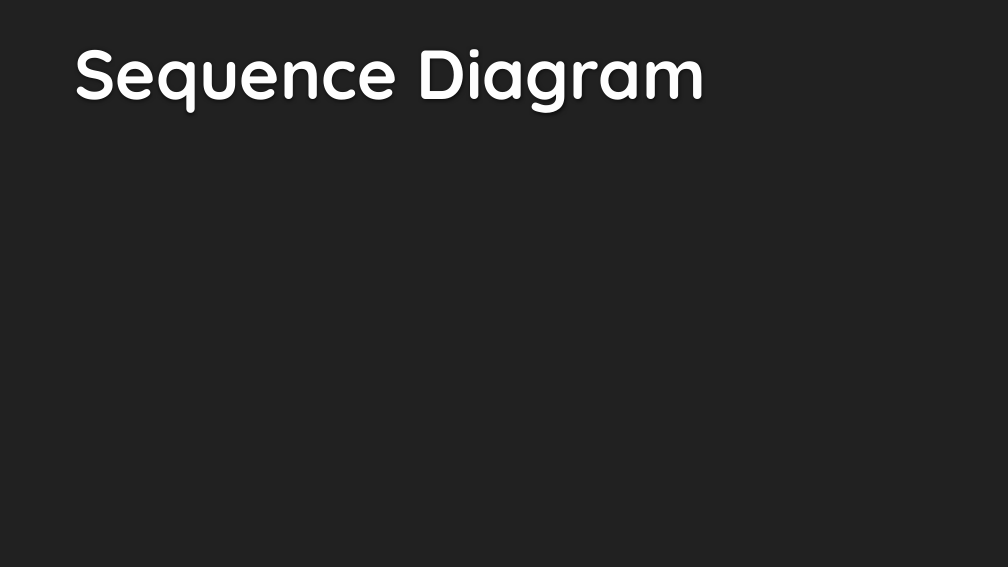
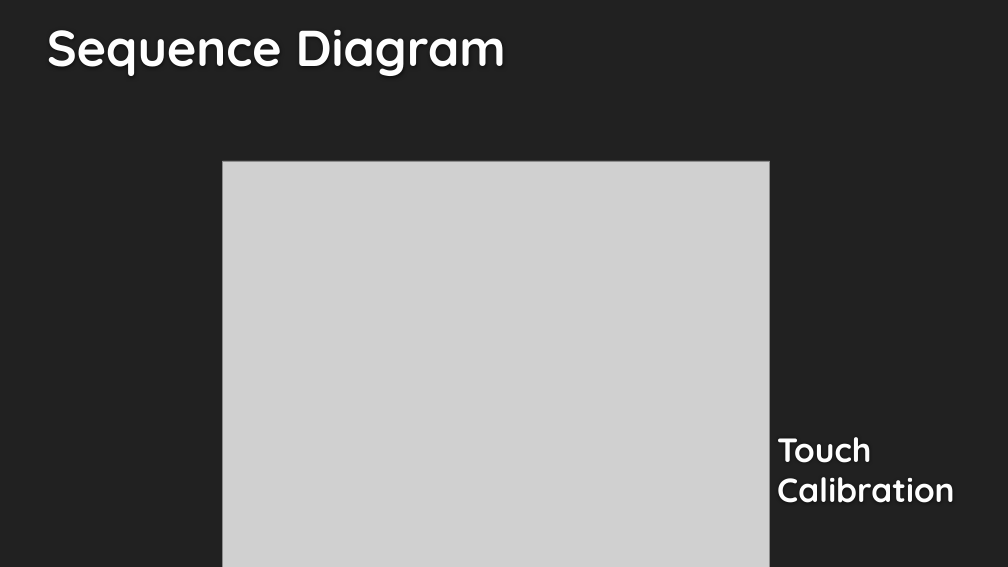
Before and after one commit to seans888/Thomas-n-Friends, a slide deck: slide 12 of Midterm-PPT.pptx (slide 10 before the commit). Drawn at 1008x567 pixels with LibreOffice and Linux fonts; fonts in the diff are those of the drawing; grey boxes stand for pictures; background and template pictures are left out. Boxes give left, top, right and bottom in pixels: in the first picture for what was removed or moved away, otherwise in the second. Text is boxed around its words. In the diff, an @@ line names an element or a change of style, - is before the commit and + after.

```diff
--- a/Midterm-PPT.pptx
+++ b/Midterm-PPT.pptx
@@ text "Sequence Diagram": place and size @@
-text "Sequence Diagram" at [75, 49, 706, 113]
+text "Sequence Diagram" at [47, 29, 506, 76]
@@ text "Sequence Diagram" at [47, 29, 506, 76]: size 66 to 48 pt @@
@@ picture added at [222, 161, 770, 567] @@
@@ text added at [777, 437, 954, 503], 32 pt, text #FEFEFE, bold @@
+Touch Calibration
```
Also in this commit, not shown: 7 other slides changed, 4 slides added, 7 other files.
